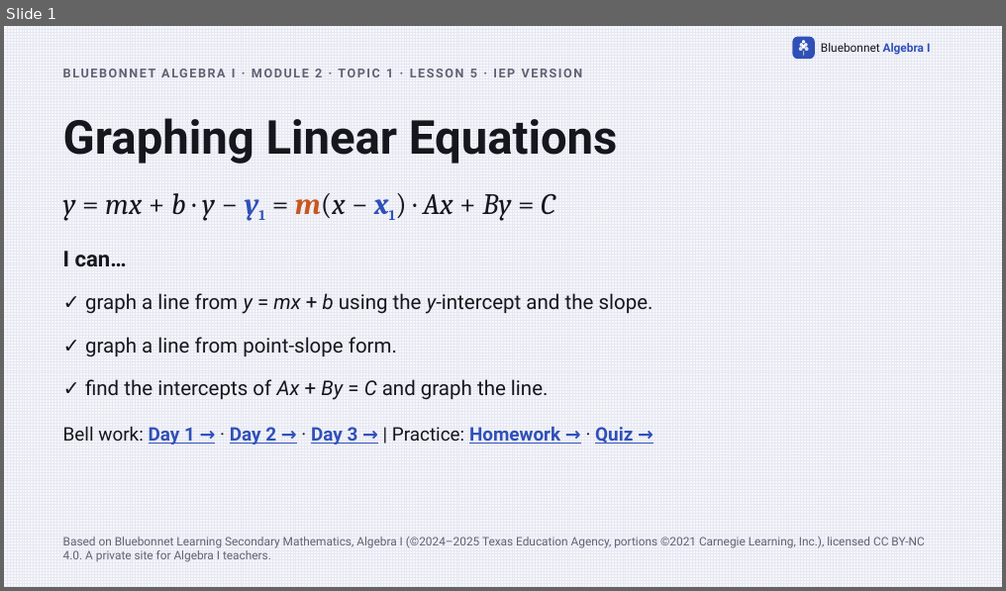
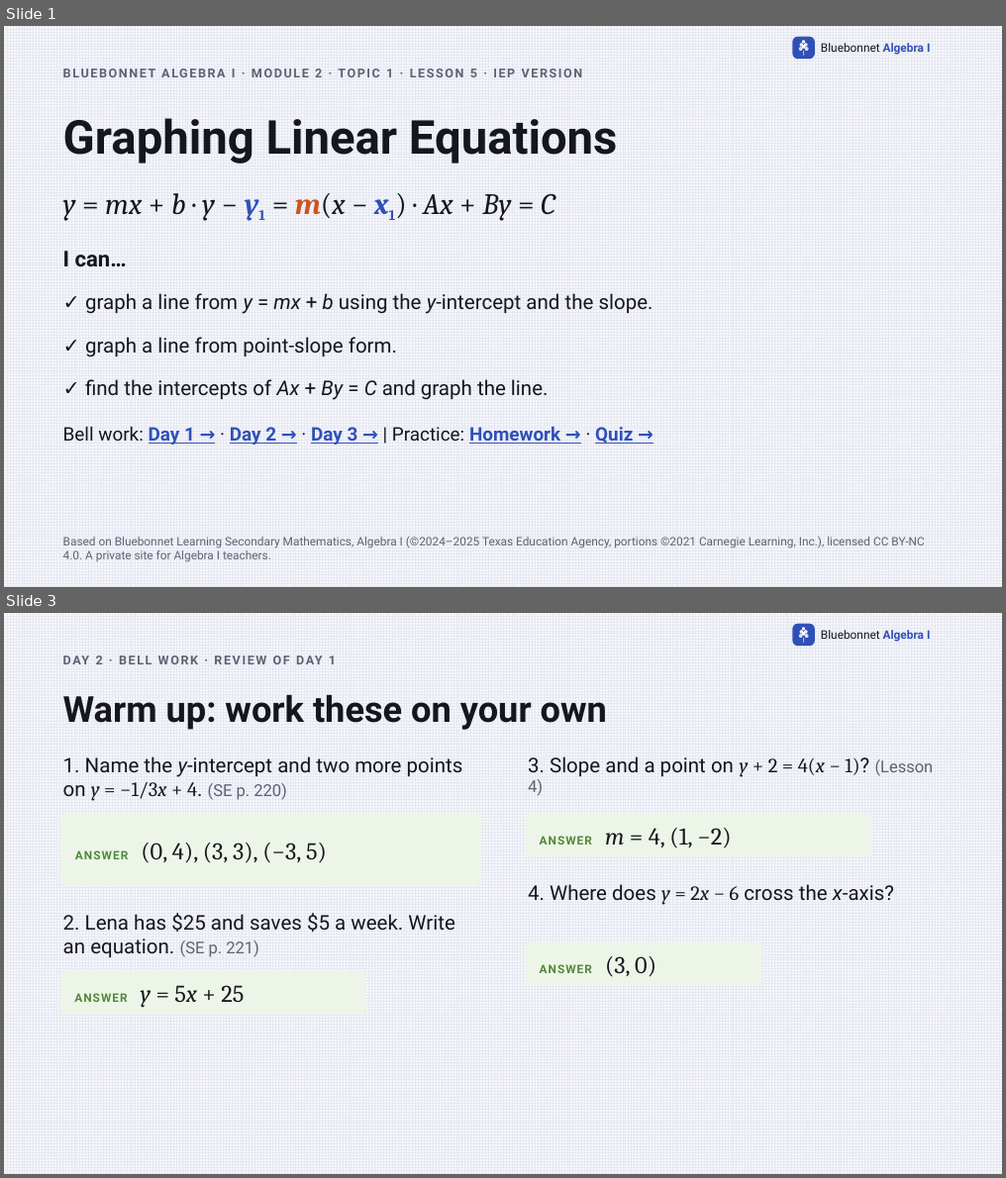
Before and after one commit to Apolloat2022/Algebra1M2U1L4, a slide deck: IEP/lesson5-using-linear-equations-IEP.pptx. Shown one above the other, each under a label of ours: slide 1 before the commit, slides 1 and 3 after it; the slides between them are not shown. The pictures are 1006x591 and 1006x1178 pixels, drawn with LibreOffice and Linux fonts; fonts in the diff are those of the drawing. Boxes give left, top, right and bottom in pixels: in the first picture for what was removed or moved away, otherwise in the second. Text is boxed around its words. In the diff, an @@ line names an element or a change of style, - is before the commit and + after.

```diff
--- a/IEP/lesson5-using-linear-equations-IEP.pptx
+++ b/IEP/lesson5-using-linear-equations-IEP.pptx
@@ slide 3 added at bbox=[4, 613, 1002, 1174], background pattern #E6E8F2 on #F7F7FB; not listed: 9 template elements that a slide beside it also shows @@
@@ text added at bbox=[96, 656, 336, 664], 12 pt, text #5F6272, bold @@
+DAY 2 · BELL WORK · REVIEW OF DAY 1
@@ text added at bbox=[63, 694, 607, 730], 34.5 pt, text #16171D, bold @@
+Warm up: work these on your own
@@ text added at bbox=[63, 757, 463, 801], 19.5 pt, text #16171D @@
+1. Name the y-intercept and two more points on y = −1/3x + 4. (SE p. 220)
@@ text added at bbox=[528, 757, 934, 796], 19.5 pt, text #16171D @@
+3. Slope and a point on y + 2 = 4(x − 1)? (Lesson 4)
@@ rounded rectangle added at bbox=[60, 814, 481, 885], fill #EDF5E9, 23.2 pt, text #16171D @@
+ANSWER (0, 4), (3, 3), (−3, 5)
@@ rounded rectangle added at bbox=[525, 814, 871, 858], fill #EDF5E9, 23.2 pt, text #16171D @@
+ANSWER m = 4, (1, −2)
@@ text added at bbox=[528, 884, 894, 905], 19.5 pt, text #16171D @@
+4. Where does y = 2x − 6 cross the x-axis?
@@ text added at bbox=[63, 913, 455, 958], 19.5 pt, text #16171D @@
+2. Lena has $25 and saves $5 a week. Write an equation. (SE p. 221)
@@ rounded rectangle added at bbox=[525, 943, 763, 985], fill #EDF5E9, 11.2 pt, text #4F8A3C, bold @@
+ANSWER (3, 0)
@@ rounded rectangle added at bbox=[60, 971, 366, 1014], fill #EDF5E9, 23.2 pt, text #16171D @@
+ANSWER y = 5x + 25
```
Also in this commit, not shown: 2 other slides added, 6 other files.
